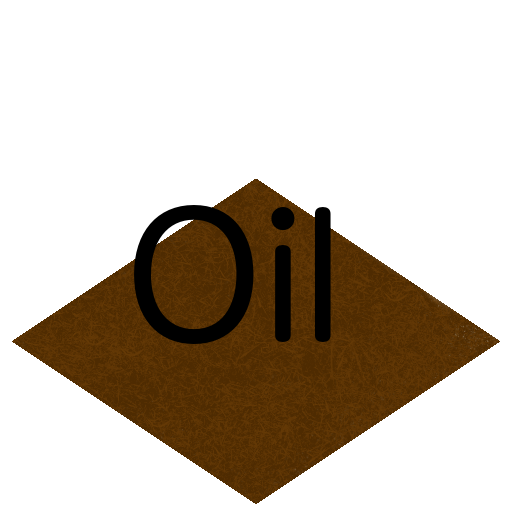
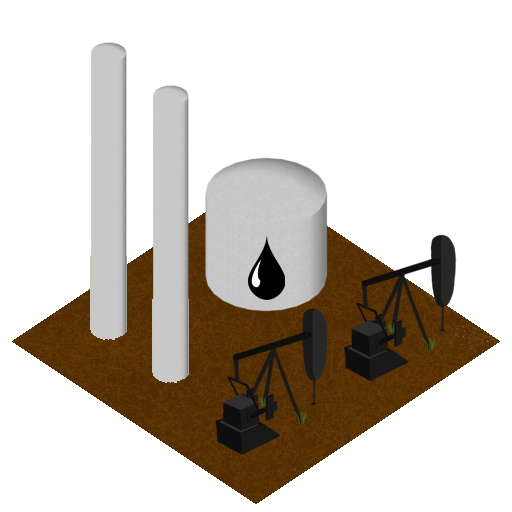
Comparing the layer stacks of the two 512x512 images. Changes:
hid "Oil" over [134, 205, 331, 344]
added layer "Layer 2" above "Layer 1" over [343, 234, 457, 382]
added layer "Layer 1" above "Layer 7" over [215, 308, 328, 456]
added layer "Layer 7" above "Layer 5" over [248, 234, 285, 300]
added layer "Layer 5" above "Layer 4" over [151, 85, 190, 383]
added layer "Layer 4" above "Layer 3" over [90, 42, 128, 340]
added layer "Layer 3" above "ground" over [205, 157, 328, 312]
